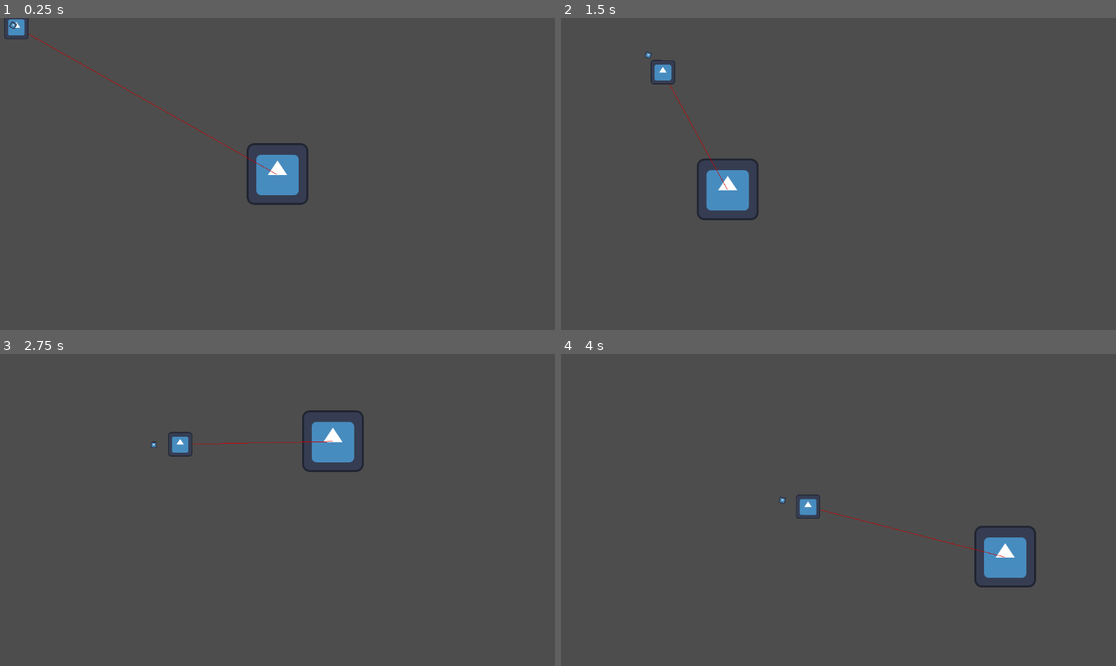
Above: before the commit, frames 1-4 (two rows, left to right).
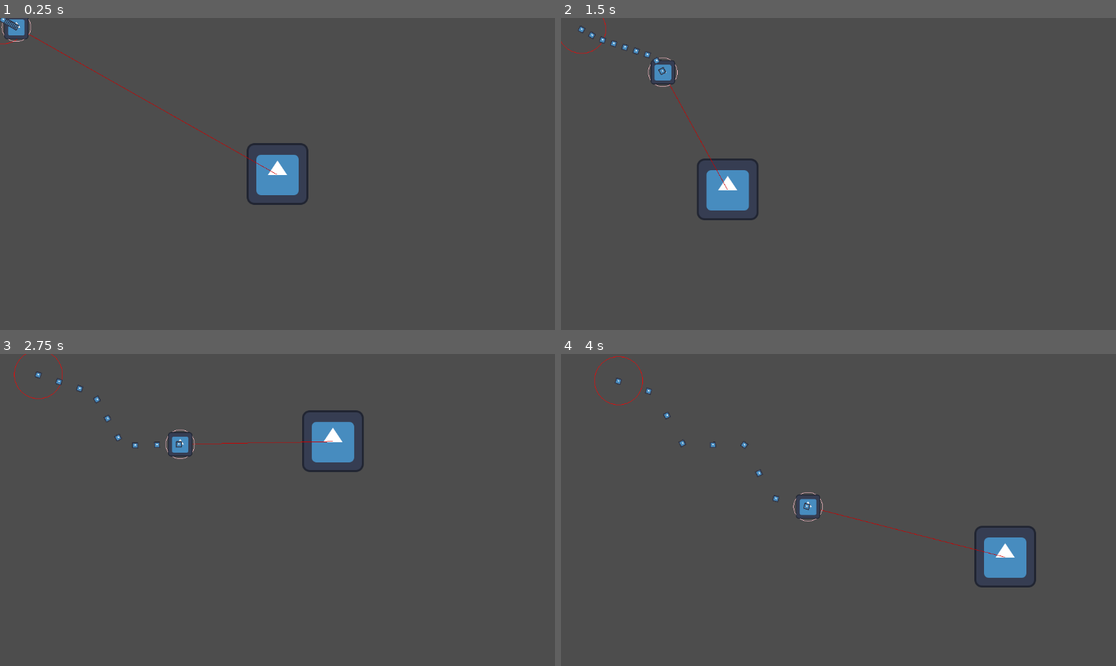
Above: after the commit, the same moments.

Repository: iris-nkhn/Mini-Jam-208
Game: Godot game, scene res://scenes/root.tscn
Same seed, same stepped clock (60 frames per second), same inputs: the game is played once before the commit and once after it. The engine's default icon, where the game draws it, is replaced by a stand-in: a white triangle on a blue panel in a dark square.
Inputs (mouse positions are in pixels of both pictures, inside the frame that each line leads up to):
- Up to frame 1 (0.25 s): no input
- Up to frame 2 (1.5 s): move the mouse to (960, 158) at 0.52 s; move the mouse to (727, 189) at 1.27 s
- Up to frame 3 (2.75 s): move the mouse to (333, 441) at 2.02 s
- Up to frame 4 (4 s): move the mouse to (810, 572) at 2.77 s; move the mouse to (1005, 556) at 3.52 s

The runs differ from the first frame. In frame 1, less than 0.1% of the frame differs, in the area x 0-6%, y 0-9%; in frame 2, 0.2%; in frame 3, 0.2%; in frame 4, 0.3%, in the area x 6-48%, y 0-54%.

Commit message:
working tail

Diff:
--- a/scenes/follower/follower_1.tscn
+++ b/scenes/follower/follower_1.tscn
@@ -3,6 +3,7 @@
 [ext_resource type="Texture2D" uid="uid://bfkdovg11bbud" path="res://icon.svg" id="3_bhxwe"]
 
 [node name="Follower1" type="PathFollow2D" unique_id=491673986]
+loop = false
 
 [node name="Sprite2D" type="Sprite2D" parent="." unique_id=1435422461]
 scale = Vector2(0.1, 0.1)
--- /dev/null
+++ b/scenes/follower/segment.gd
@@ -0,0 +1,25 @@
+extends PathFollow2D
+
+var tail : PathFollow2D
+
+# Called when the node enters the scene tree for the first time.
+func _ready() -> void:
+	pass # Replace with function body.
+
+
+# Called every frame. 'delta' is the elapsed time since the previous frame.
+func _process(delta: float) -> void:
+	pass
+
+func new_segment() -> Node2D:
+	var scene = load("res://scenes/follower/follower_1.tscn")
+	scene = scene.instantiate()
+
+	return scene
+
+
+func next_segment(remaining_segments : int) -> void:
+	remaining_segments = remaining_segments - 1
+	if remaining_segments >= 1:
+		tail = new_segment()
+		tail.a
--- a/scenes/leader/body.gd
+++ b/scenes/leader/body.gd
@@ -3,37 +3,43 @@
 #esto es un global coords
 var goal : Vector2
 var speed: float = 10000
-var segments = 2
-var tail : PathFollow2D
+var segments = 10
+var tail : Array[PathFollow2D]
 var debug_color : Color = Color(0.808, 0.0, 0.0, 1.0)
 var path : Curve2D = Curve2D.new()
 # Called when the node enters the scene tree for the first time.
 func _ready() -> void:
-	path.add_point(position)
+	initialize_tail()
+	$Path2D.set_curve(path)
 
-	$Path2D.set_curve(path)
-	if segments > 1:
-		tail = new_segment()
-		$Path2D.add_child(tail)
 
-	if segments > 2:
-		tail.next_segment(segments-1)
+
 	pass # Replace with function body.
 
 
 # Called every frame. 'delta' is the elapsed time since the previous frame.
 func _process(delta: float) -> void:
+	update_tail()
 	path.add_point(position)
-	if path.point_count > 100:
+	if path.point_count > 300:
 		path.remove_point(0)
-	tail.set_progress_ratio(0.80)
 	queue_redraw()
 
+	if check_closed_loop():
+		var points = path.get_baked_points()
+		var polygon : CollisionPolygon2D = CollisionPolygon2D.new()
+		polygon.set_polygon(points)
 	pass
 
 func _draw() -> void:
 	if goal != null:
 		draw_line(Vector2(0,0),  goal - position , debug_color, 1.0)
+	if tail.size() > 2:
+		var A = tail.back().position
+		var B = position
+
+		draw_circle(A - global_position,50,Color.RED,false)
+		draw_circle(B - global_position,30,Color.PINK,false)
 
 func _physics_process(delta: float) -> void:
 	var distance = global_position.distance_to(goal)
@@ -55,3 +61,22 @@
 	scene = scene.instantiate()
 
 	return scene
+
+func initialize_tail() -> void:
+	for i in segments - 1 :
+		var segment : PathFollow2D = new_segment()
+		tail.append(segment)
+		$Path2D.add_child(segment)
+		segment.set_progress(16 * i)
+
+func update_tail() -> void:
+	for i in tail.size():
+		tail[i].progress_ratio = 1 - 0.10 * i
+
+func check_closed_loop() -> bool:
+	var A = path.get_closest_point(position)
+	var B = position
+	draw
+	if to_global(path.get_closest_point(position)).distance_to(global_position) <= 10:
+		return true
+	else: return false
Not shown, added: scenes/follower/segment.gd.uid
